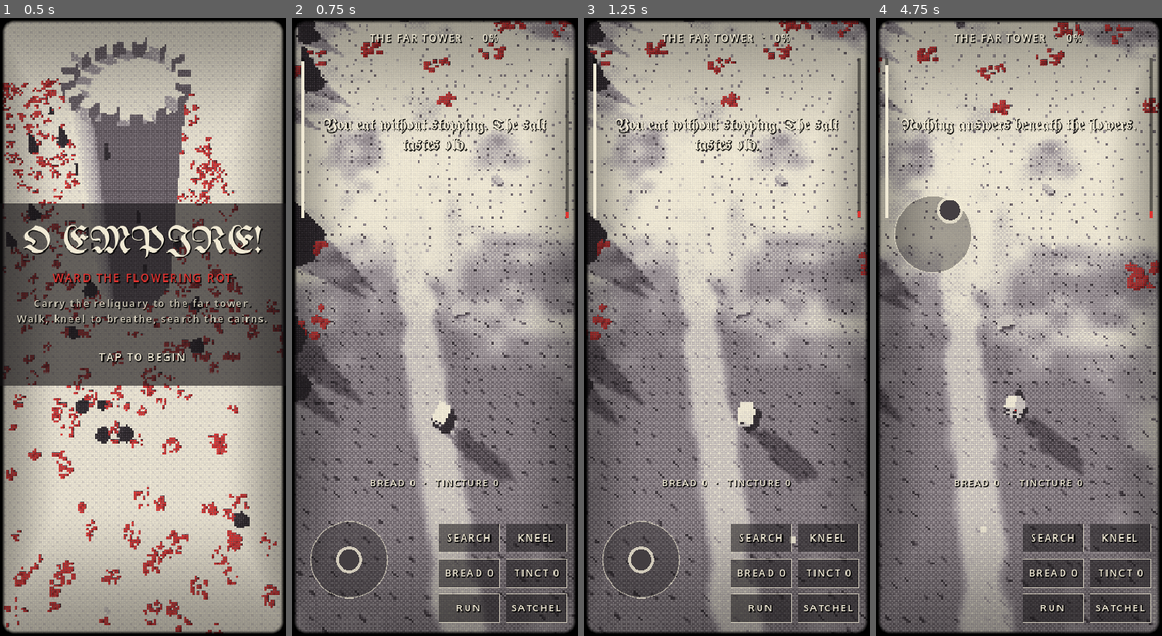
Above: before the commit, frames 1-4 (left to right).
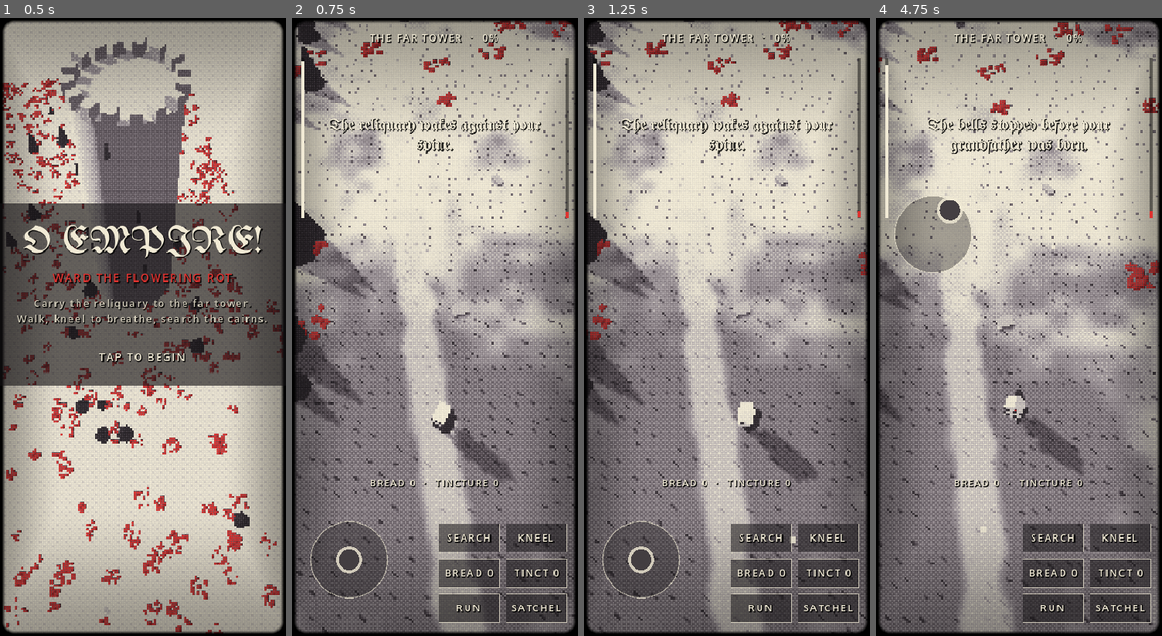
Above: after the commit, the same moments.

Repository: aeiouvcode/o-empire-reborn
Game: Godot game, scene res://main.tscn
Same seed, same stepped clock (60 frames per second), same inputs: the game is played once before the commit and once after it.
Inputs (mouse positions are in pixels of both pictures, inside the frame that each line leads up to):
- Up to frame 1 (0.5 s): no input
- Up to frame 2 (0.75 s): tap Enter (start) at 0.5 s; move the mouse to (497, 296) at 0.52 s; hold D (right) from 0.53 s (still down); hold 1 (bread) from 0.53 s (still down); click (497, 296) at 0.67 s
- Up to frame 3 (1.25 s): keep holding D (right); keep holding 1 (bread); tap Space at 0.77 s
- Up to frame 4 (4.75 s): release D (right) at 1.25 s; release 1 (bread) at 1.25 s; drag from (961, 357) to (1004, 450) at 1.27 s; move the mouse to (1047, 191) at 2.02 s; hold D (right) 2.03-2.75 s; tap Shift (run) at 2.1 s; drag from (1004, 450) to (933, 234) at 2.77 s; move the mouse to (1104, 419) at 3.52 s; hold A (left) 3.53-4.25 s; hold E (search) 3.53-4.25 s; tap Space at 3.77 s; drag from (933, 234) to (976, 172) at 4.27 s

Frame 1 is identical in both runs. In frame 2, 1.2% of the frame differs, in the area x 11-90%, y 16-22%; in frame 3, 1.1%; in frame 4, 1.3%, in the area x 8-92%, y 16-22%.

Commit message:
Godot cycle 10: story-line queue, readable end screens (source only)

Diff:
--- a/godot/scripts/main.gd
+++ b/godot/scripts/main.gd
@@ -54,6 +54,7 @@
 var audio
 var heart_t := 0.0
 var stir_told := false
+var note_queue: Array = []
 var satchel
 var last_step := 0
 
@@ -248,7 +249,7 @@
 	eb.mouse_filter = Control.MOUSE_FILTER_IGNORE
 	endscr.add_child(eb)
 	endscr.set_meta("band", eb)
-	end_title = _label(endscr, 34, PAPER)
+	end_title = _label(endscr, 30, PAPER)
 	end_title.add_theme_font_override("font", gothic)
 	end_title.autowrap_mode = TextServer.AUTOWRAP_WORD_SMART
 	end_sub = _label(endscr, 14, Color(PAPER, 0.85))
@@ -308,11 +309,11 @@
 	eb.position = Vector2(x0, h * 0.32)
 	eb.size = Vector2(w, 230)
 	end_title.position = Vector2(x0 + 20, h * 0.32 + 24)
-	end_title.size = Vector2(w - 40, 80)
-	end_sub.position = Vector2(x0 + 24, h * 0.32 + 118)
+	end_title.size = Vector2(w - 40, 84)
+	end_sub.position = Vector2(x0 + 24, h * 0.32 + 124)
 	end_sub.size = Vector2(w - 48, 60)
 	var e3: Label = endscr.get_meta("again")
-	e3.position = Vector2(x0, h * 0.32 + 190)
+	e3.position = Vector2(x0, h * 0.32 + 204)
 	e3.size = Vector2(w, 20)
 	satchel.position = fr.position
 	satchel.size = fr.size
@@ -328,6 +329,7 @@
 
 func _reset() -> void:
 	stir_told = false
+	note_queue.clear()
 	G = {"mode": "title", "t": 0.0, "stam": 100.0, "rot": 4.0, "bread": 1, "tincture": 0, "milestone": -1,
 		"msgT": 0.0, "search": 0.0, "ended": false, "prog": 0.0, "pos": Vector3(World.path_x(0), 0, 0), "vel": Vector3.ZERO}
 	for c in world.caches:
@@ -348,6 +350,11 @@
 	_note("The reliquary wakes against your spine.")
 
 func _note(s: String) -> void:
+	# a line already on screen finishes first; later lines wait their turn instead of overwriting it
+	if G.msgT > 0.8:
+		if not note_queue.has(s):
+			note_queue.append(s)
+		return
 	lbl_msg.text = s
 	lbl_msg.modulate.a = 1.0
 	G.msgT = 4.2
@@ -402,11 +409,16 @@
 	_note("The tincture burns a clean path through you.")
 
 func _finish(ok: bool) -> void:
+	# the end screen owns the page: drop any story line still fading or waiting
+	note_queue.clear()
+	G.msgT = 0.0
+	lbl_msg.modulate.a = 0.0
 	if G.ended:
 		return
 	G.ended = true
 	G.mode = "end"
-	end_title.text = "THE TOWER REMEMBERS YOU" if ok else "NO EMPIRE OUTLIVES ITS ROT"
+	# blackletter capitals are unreadable; title case keeps the gothic face legible on a phone
+	end_title.text = "The Tower Remembers You" if ok else "No Empire Outlives Its Rot"
 	end_sub.text = "At the battlements, the reliquary becomes light. Beyond them: another red country." if ok else "The flowers take you gently. Your burden flowers before it touches the ground."
 	get_tree().create_timer(0.8).timeout.connect(func(): endscr.visible = true)
 
@@ -493,6 +505,8 @@
 	if G.msgT > 0:
 		G.msgT -= dt
 		lbl_msg.modulate.a = clampf(G.msgT / 0.8, 0, 1)
+	elif not note_queue.is_empty() and G.mode == "play":
+		_note(note_queue.pop_front())
 	_update(dt)
 	bearer.position = G.pos
 	world.update_around(PATH_LEN - 20.0 if G.mode == "title" else G.prog, G.pos)
Not shown, changed: godot/HANDOFF.md
